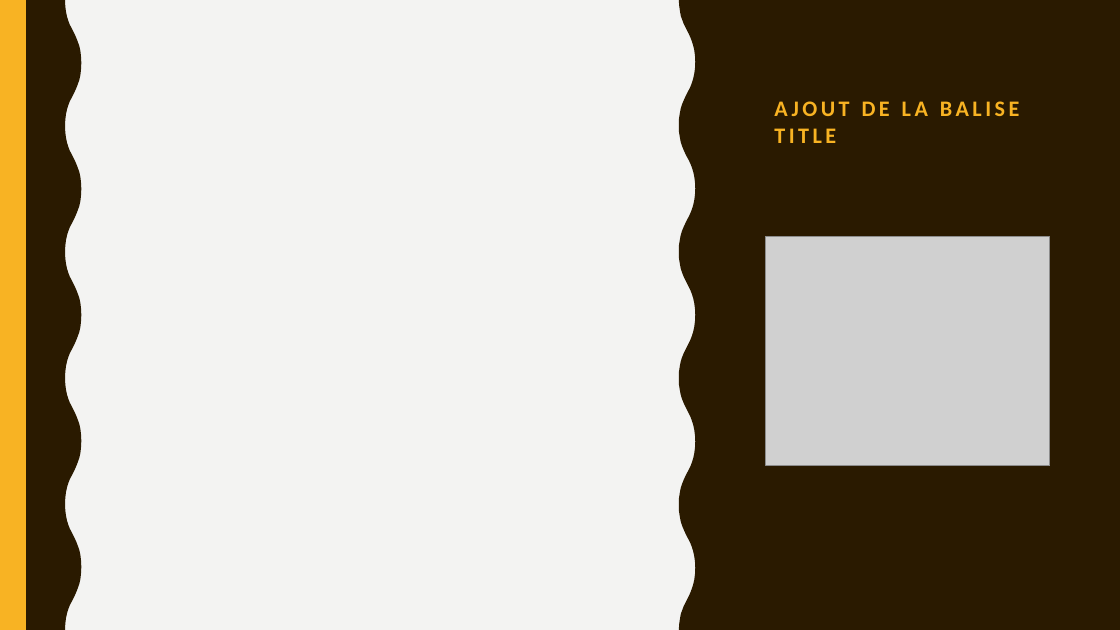
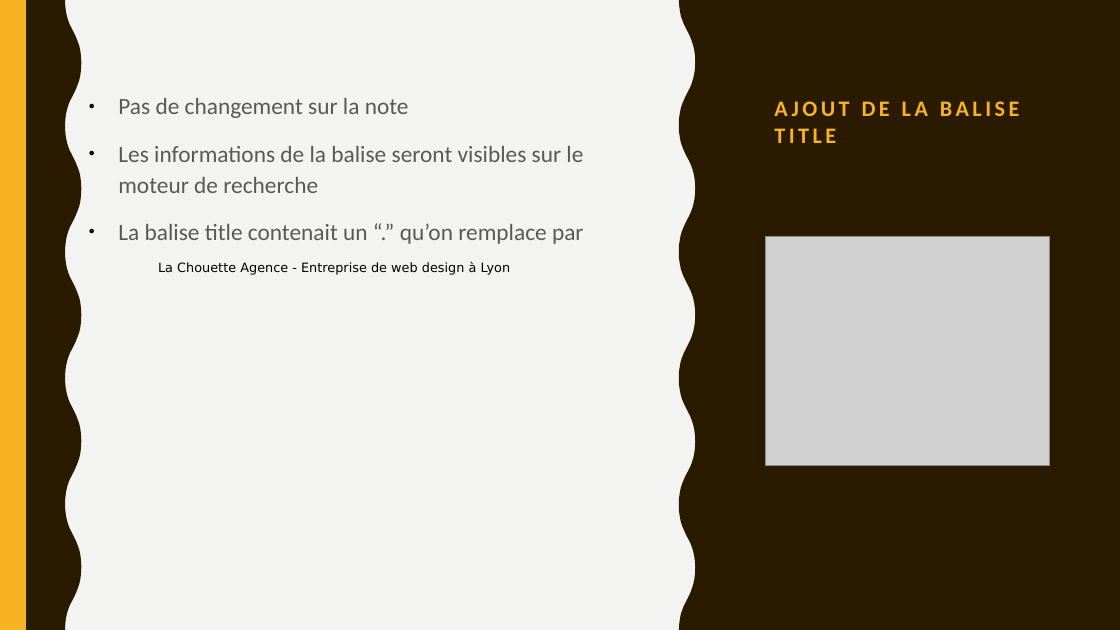
Before and after one commit to Fibre44/DENISNicolas_4_09112021, a slide deck: slide 7 of Soutenance/Soutenance.odp. Drawn at 1120x630 pixels with LibreOffice and Linux fonts; fonts in the diff are those of the drawing; grey boxes stand for pictures. Boxes give left, top, right and bottom in pixels: in the first picture for what was removed or moved away, otherwise in the second. Text is boxed around its words. In the diff, an @@ line names an element or a change of style, - is before the commit and + after.

```diff
--- a/Soutenance/Soutenance.odp
+++ b/Soutenance/Soutenance.odp
@@ text added at (118,98,584,275), 20 pt, text #595959 @@
+● Pas de changement sur la note
+● Les informations de la balise seront visibles sur le moteur de recherche
+● La balise title contenait un “.” qu’on remplace par
+  La Chouette Agence - Entreprise de web design à Lyon
```
Also in this commit, not shown: 4 other slides changed, 4 slides added, 1 slide removed, 4 other files.
